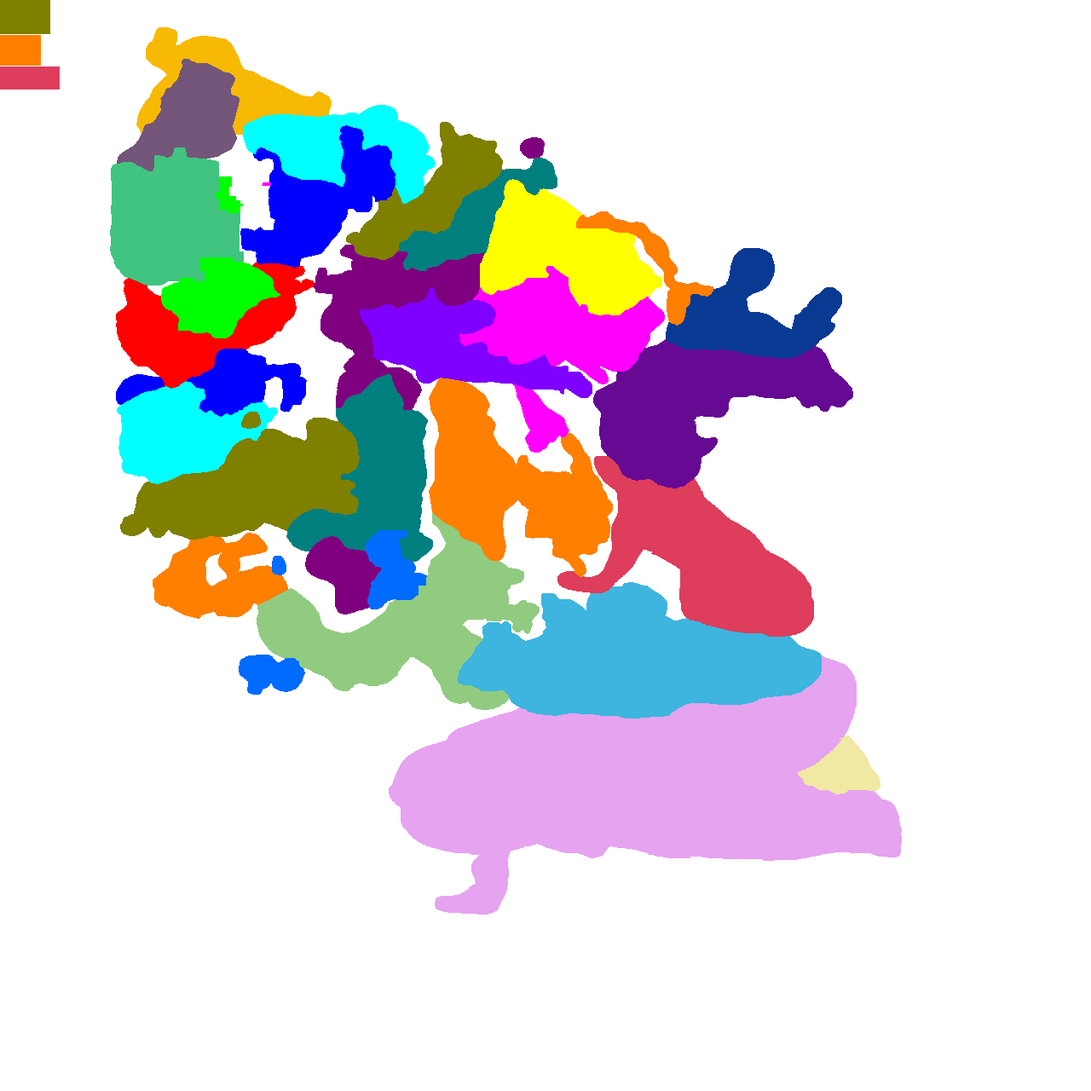
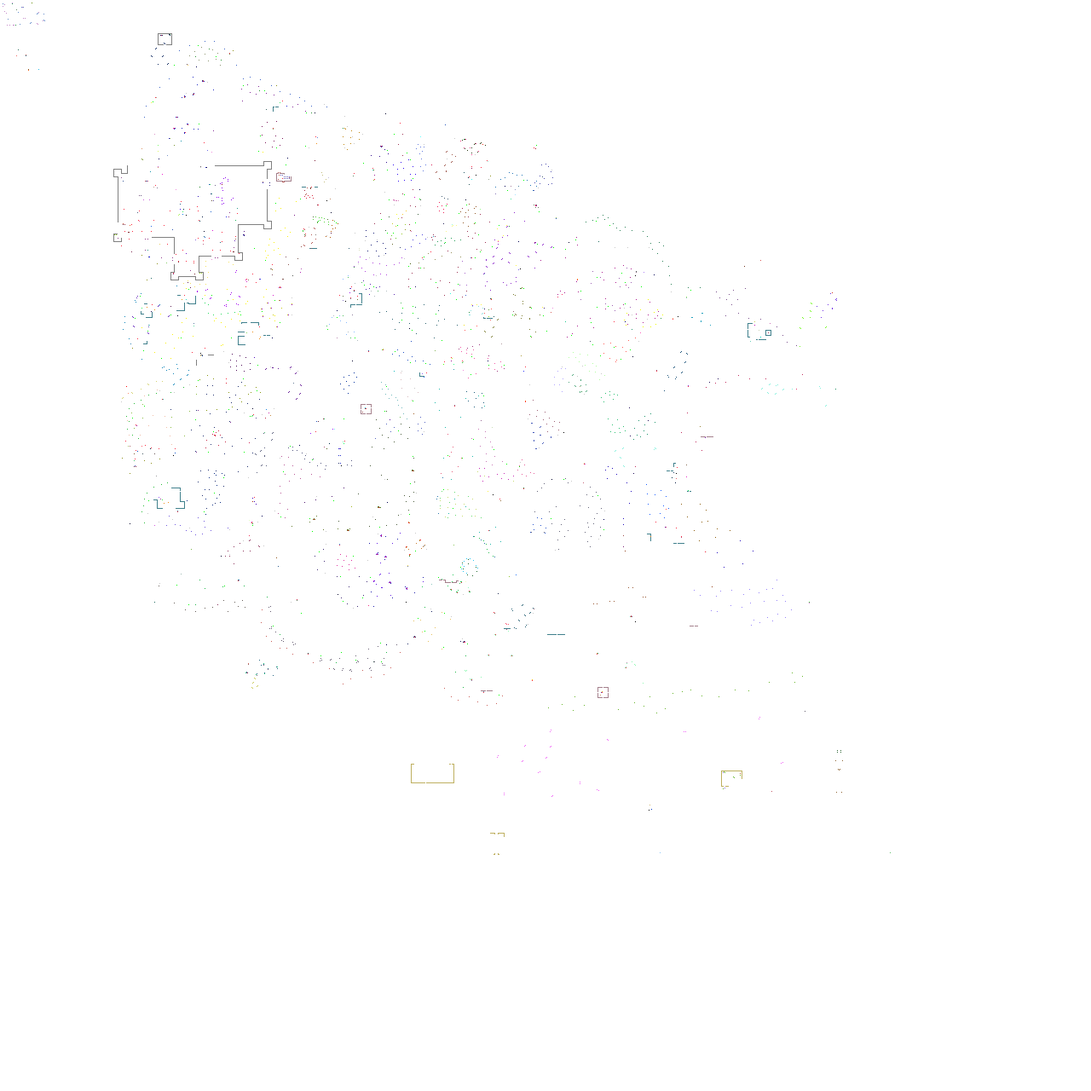
Revision of a layered 1091×1091 image; what changed, layer by layer:
hid "levels" over (x1=0, y1=0, x2=903, y2=915)
showed "stuff", painted on it over (x1=2, y1=2, x2=892, y2=856)
